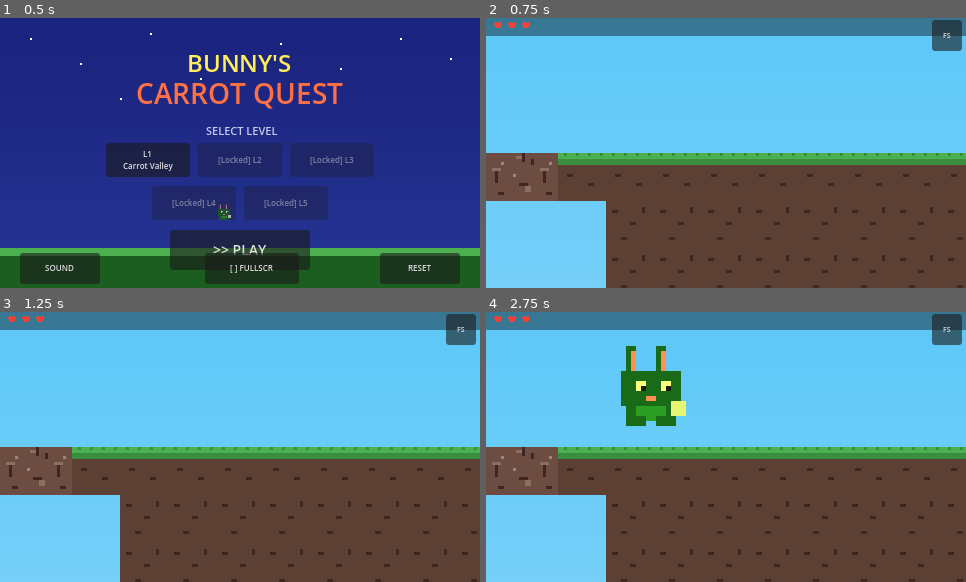
Above: before the commit, frames 1-4 (two rows, left to right).
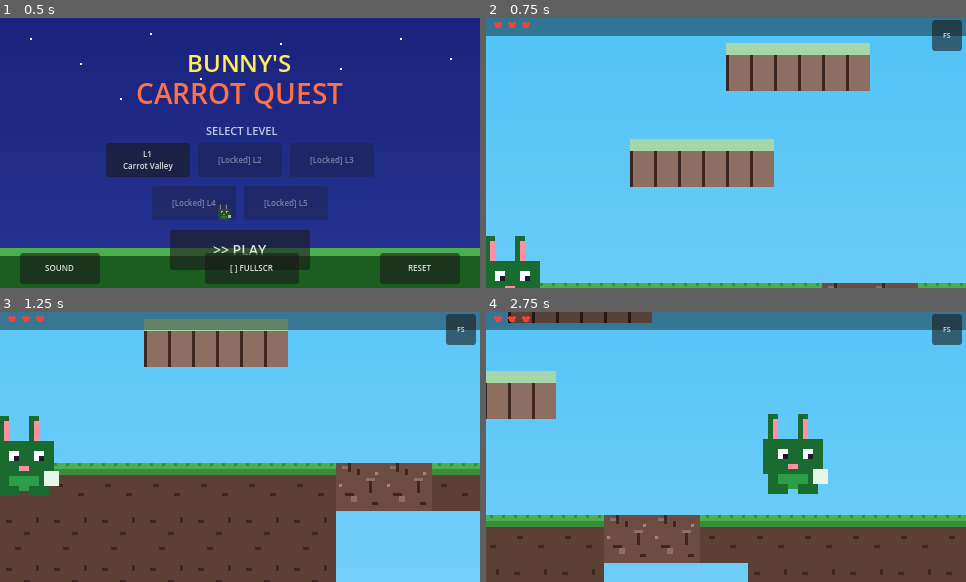
Above: after the commit, the same moments.

Repository: scott-murray/Hem
Game: Godot game, scene res://scenes/boot.tscn
Same seed, same stepped clock (60 frames per second), same inputs: the game is played once before the commit and once after it.
Inputs (mouse positions are in pixels of both pictures, inside the frame that each line leads up to):
- Up to frame 1 (0.5 s): no input
- Up to frame 2 (0.75 s): click "L1 Carrot Valley" at 0.5 s
- Up to frame 3 (1.25 s): no input
- Up to frame 4 (2.75 s): move the mouse to (726, 447) at 1.27 s; hold Right (move_right) from 1.28 s (still down); tap Down (dig) at 1.35, 2.1 s; click (726, 447) at 1.42 s; tap Space (jump) at 1.52, 2.27 s; move the mouse to (630, 460) at 2.02 s

Frame 1 is identical in both runs. In frame 2, 50% of the frame differs, in the area x 0-100%, y 9-100%; in frame 3, 34%; in frame 4, 42%.
Error in both runs: Trying to assign value of type 'CanvasLayer' to a variable of type 'Control'. (res://scripts/game_controller.gd:28)

Commit message:
fix: camera follows bunny every frame, player z_index above ground
- Camera follows player.position in _process() with smoothing
- Player node z_index=100 renders above ground tiles
- Bunny sprite natural colors (removed yellow debug tint)
- Camera initial position = player spawn

Root cause of invisible bunny: camera was fixed at map center
(x=720) while bunny spawns at x=24 — entirely off-screen.

Co-Authored-By: Claude <noreply@anthropic.com>

Diff:
--- a/godot/scripts/game_controller.gd
+++ b/godot/scripts/game_controller.gd
@@ -285,13 +285,10 @@
 	camera.limit_right  = map_width
 	camera.limit_top    = 0
 	camera.limit_bottom = map_height
-	# Position camera where the ground level is visible
-	var grass_row := 8
-	for r in parsed.height_tiles:
-		if "T" in parsed.tiles[r]:
-			grass_row = r
-			break
-	camera.position = Vector2(map_width / 2.0, grass_row * TILE_SIZE)
+	# Follow the player like Phaser's startFollow()
+	camera.position_smoothing_enabled = true
+	camera.position_smoothing_speed = 5.0
+	camera.position = player.position
 
 
 func _on_try_dig() -> void:
@@ -315,6 +312,9 @@
 
 
 func _process(_delta: float) -> void:
+	# Camera follows the player every frame
+	if camera and player:
+		camera.position = player.position
 	if Input.is_action_just_pressed("dig"):
 		_on_try_dig()
 	if Input.is_action_just_pressed("fullscreen"):
--- a/godot/scripts/player.gd
+++ b/godot/scripts/player.gd
@@ -32,14 +32,14 @@
 
 func _ready() -> void:
 	# Set bunny sprite texture — use pre-rendered PNG, make it very visible
+	z_index = 100  # render Player ABOVE the ground layer
 	var tex := SpriteGenerator.get_texture("bunny_idle")
 	if tex and has_node("Sprite2D"):
 		$Sprite2D.texture = tex
 		$Sprite2D.scale = Vector2(5, 5)
 		$Sprite2D.centered = true
 		$Sprite2D.visible = true
-		$Sprite2D.z_index = 100
-		$Sprite2D.modulate = Color(1, 1, 0.5)  # yellowish tint for visibility
+		$Sprite2D.modulate = Color.WHITE  # restore natural colors
 
 
 func _physics_process(delta: float) -> void:
Not shown, changed: docs/godot/index.html
Not shown, changed: docs/godot/index.pck
Not shown, changed: docs/godot/index.service.worker.js
